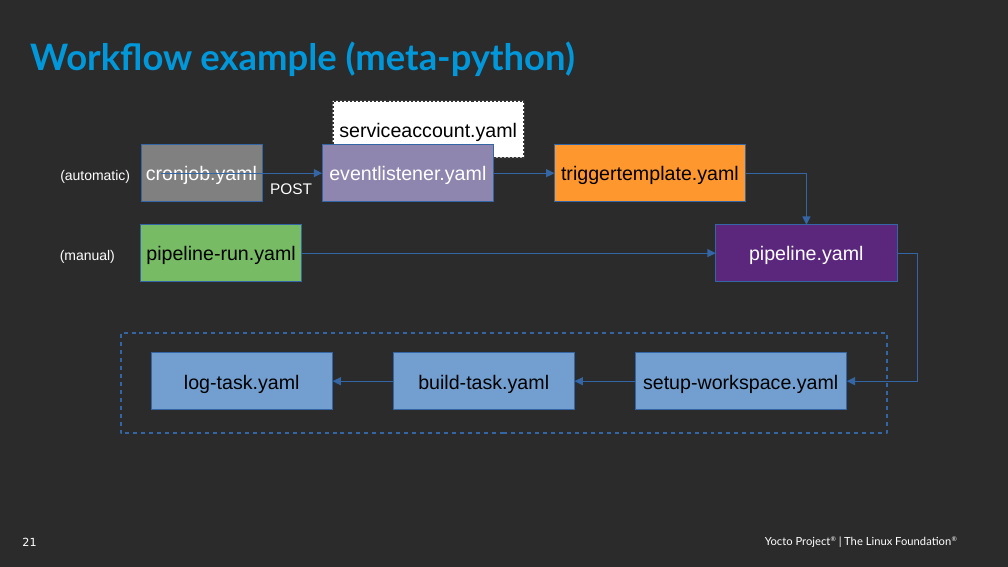
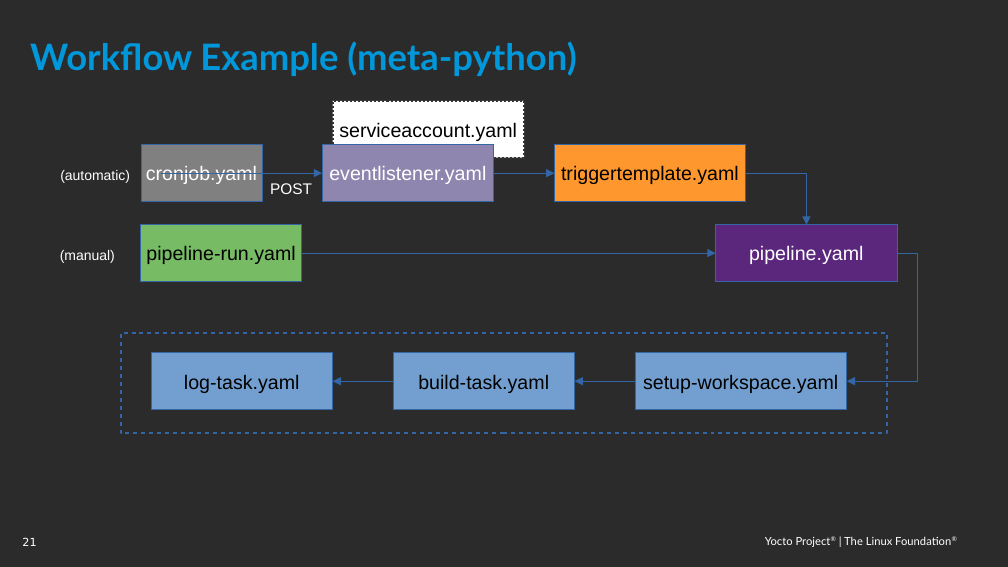
Before and after one commit to threexc/yocto-tekton, a slide deck: slide 21 of yddtalk/YP_DevDay_k8s_tekton.odp. Drawn at 1008x567 pixels with LibreOffice and Linux fonts; fonts in the diff are those of the drawing; background and template pictures are left out; a plain dark background stands for a picture behind light text. Boxes give left, top, right and bottom in pixels: in the first picture for what was removed or moved away, otherwise in the second. Text is boxed around its words. In the diff, an @@ line names an element or a change of style, - is before the commit and + after.

```diff
--- a/yddtalk/YP_DevDay_k8s_tekton.odp
+++ b/yddtalk/YP_DevDay_k8s_tekton.odp
@@ title at box(30, 41, 576, 76): text changed @@
-Workflow example (meta-python)
+Workflow Example (meta-python)
```
Also in this commit, not shown: 2 other slides changed, 1 slide added, 2 slides removed, 1 other file.
